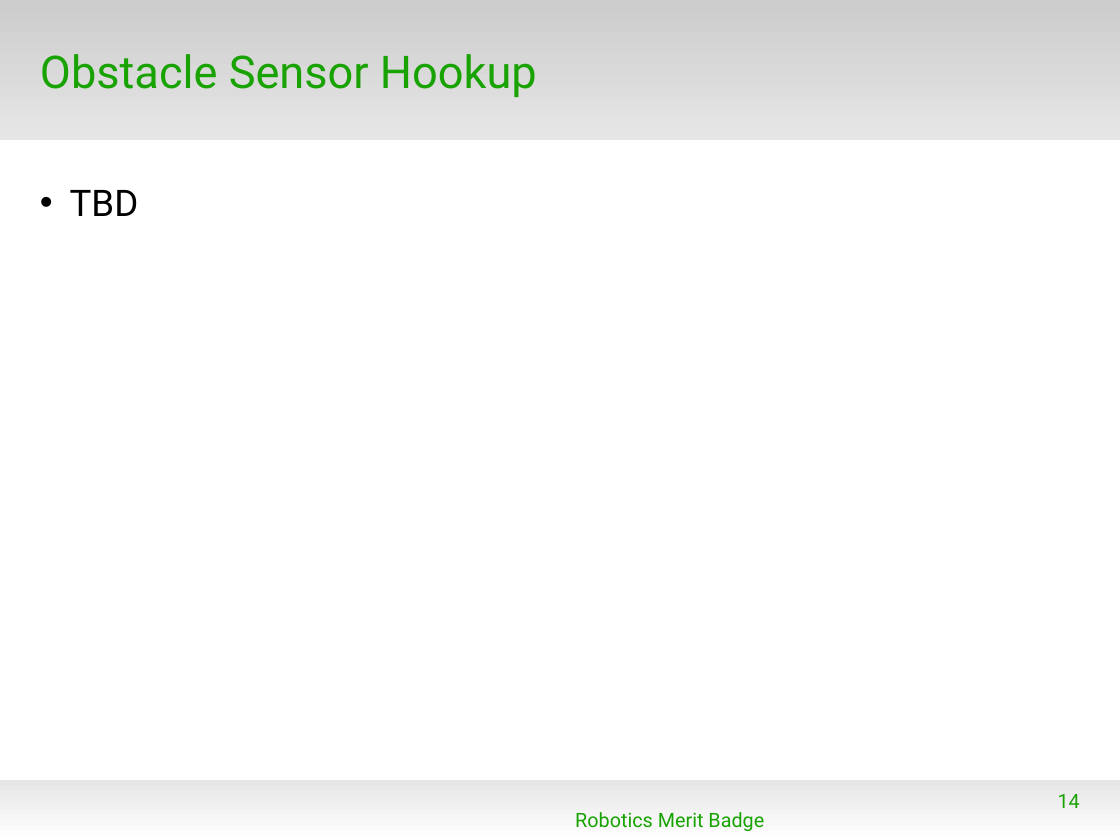
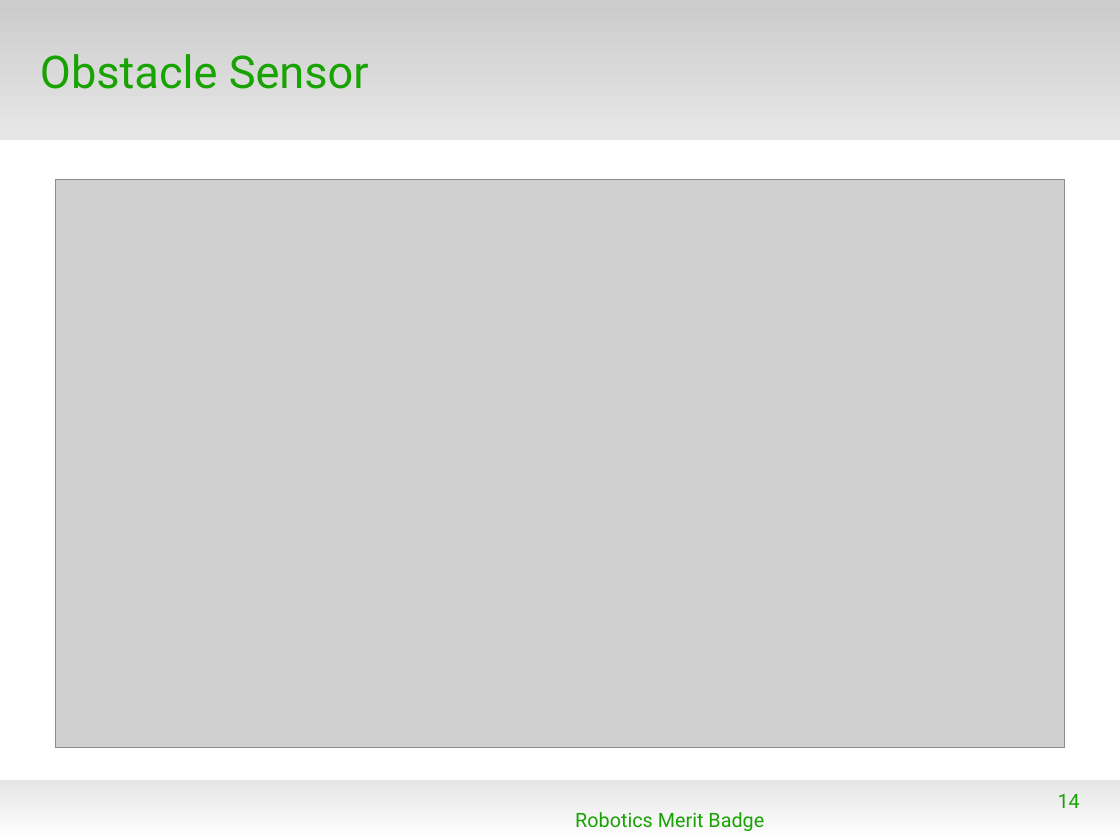
Before and after one commit to spiderman-2099/RoboticsMB, a slide deck: slide 14 of doc/RMB_Session2.odp. Drawn at 1120x840 pixels with LibreOffice and Linux fonts; fonts in the diff are those of the drawing; grey boxes stand for pictures; background and template pictures are left out. Boxes give left, top, right and bottom in pixels: in the first picture for what was removed or moved away, otherwise in the second. Text is boxed around its words. In the diff, an @@ line names an element or a change of style, - is before the commit and + after.

```diff
--- a/doc/RMB_Session2.odp
+++ b/doc/RMB_Session2.odp
@@ title at (40,54,369,89): text changed @@
-Obstacle Sensor Hookup
+Obstacle Sensor
@@ picture added at (56,180,1065,748) @@
@@ text removed at (70,190,139,216) @@
-• TBD
```
Also in this commit, not shown: 3 other slides changed, 4 slides added, 1 other file.
